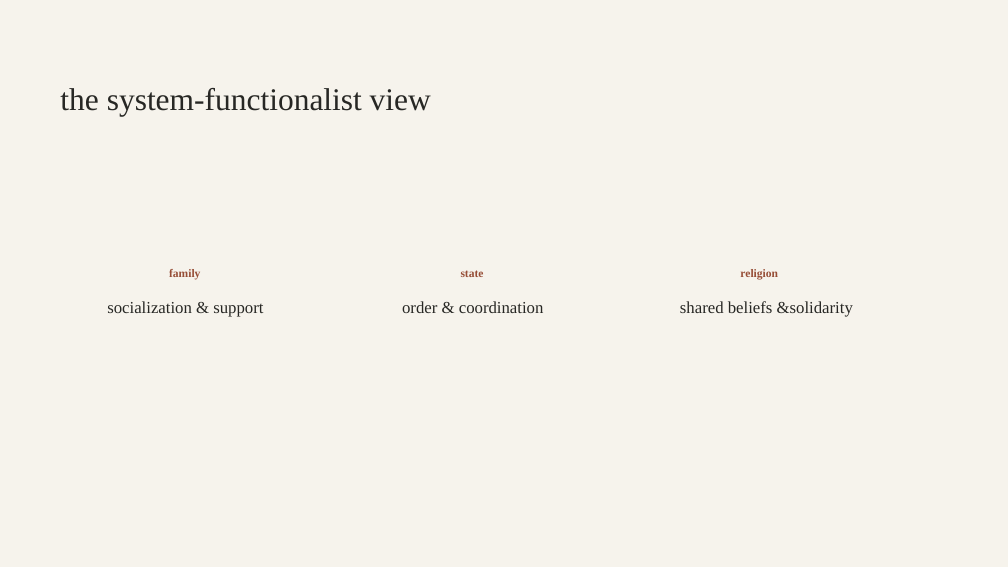
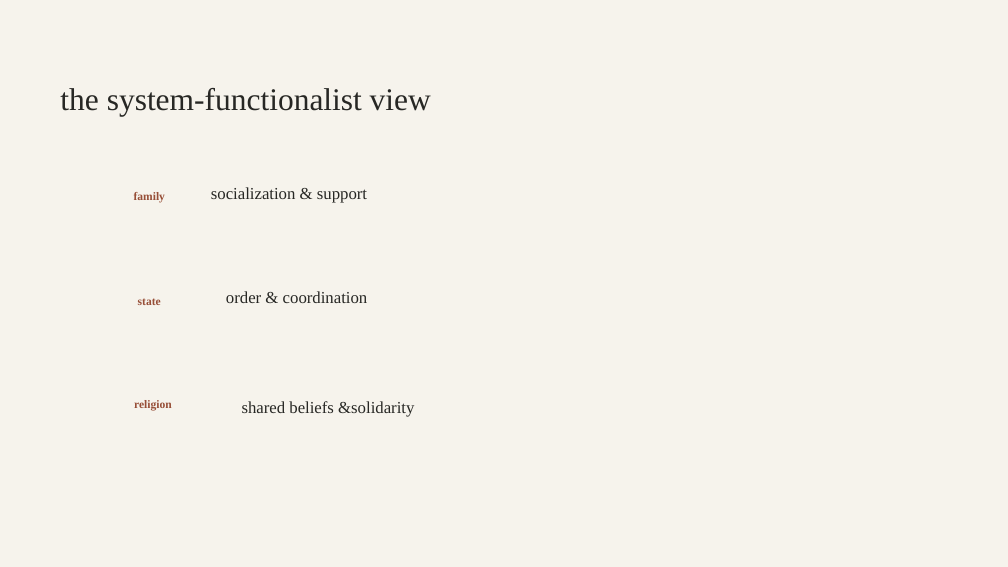
Before and after one commit to a-mammadova/presentation, a slide deck: slide 3 of social-cognition philosophy.odp. Drawn at 1008x567 pixels with LibreOffice and Linux fonts; fonts in the diff are those of the drawing. Boxes give left, top, right and bottom in pixels: in the first picture for what was removed or moved away, otherwise in the second. Text is boxed around its words. In the diff, an @@ line names an element or a change of style, - is before the commit and + after.

```diff
--- a/social-cognition philosophy.odp
+++ b/social-cognition philosophy.odp
@@ text "family": place and size @@
-text "family" at <box>169,269,200,280</box>
+text "family" at <box>134,192,165,203</box>
@@ text "socialization & support": place and size @@
-text "socialization & support" at <box>107,301,263,317</box>
+text "socialization & support" at <box>211,187,367,203</box>
@@ text "state": place and size @@
-text "state" at <box>461,270,484,277</box>
+text "state" at <box>138,298,161,305</box>
@@ text "order & coordination": place and size @@
-text "order & coordination" at <box>402,301,544,313</box>
+text "order & coordination" at <box>226,291,368,303</box>
@@ text "religion": place and size @@
-text "religion" at <box>740,269,778,280</box>
+text "religion" at <box>134,400,172,411</box>
@@ text "shared beliefs &solidarity": place and size @@
-text "shared beliefs &solidarity" at <box>680,301,853,317</box>
+text "shared beliefs &solidarity" at <box>242,401,414,417</box>
```
Also in this commit, not shown: 2 other files.
